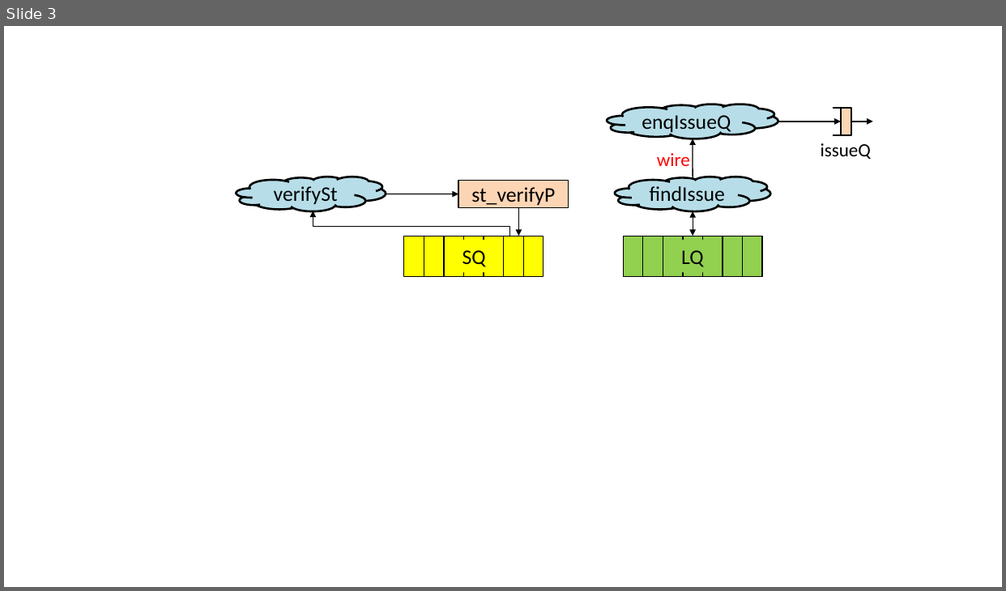
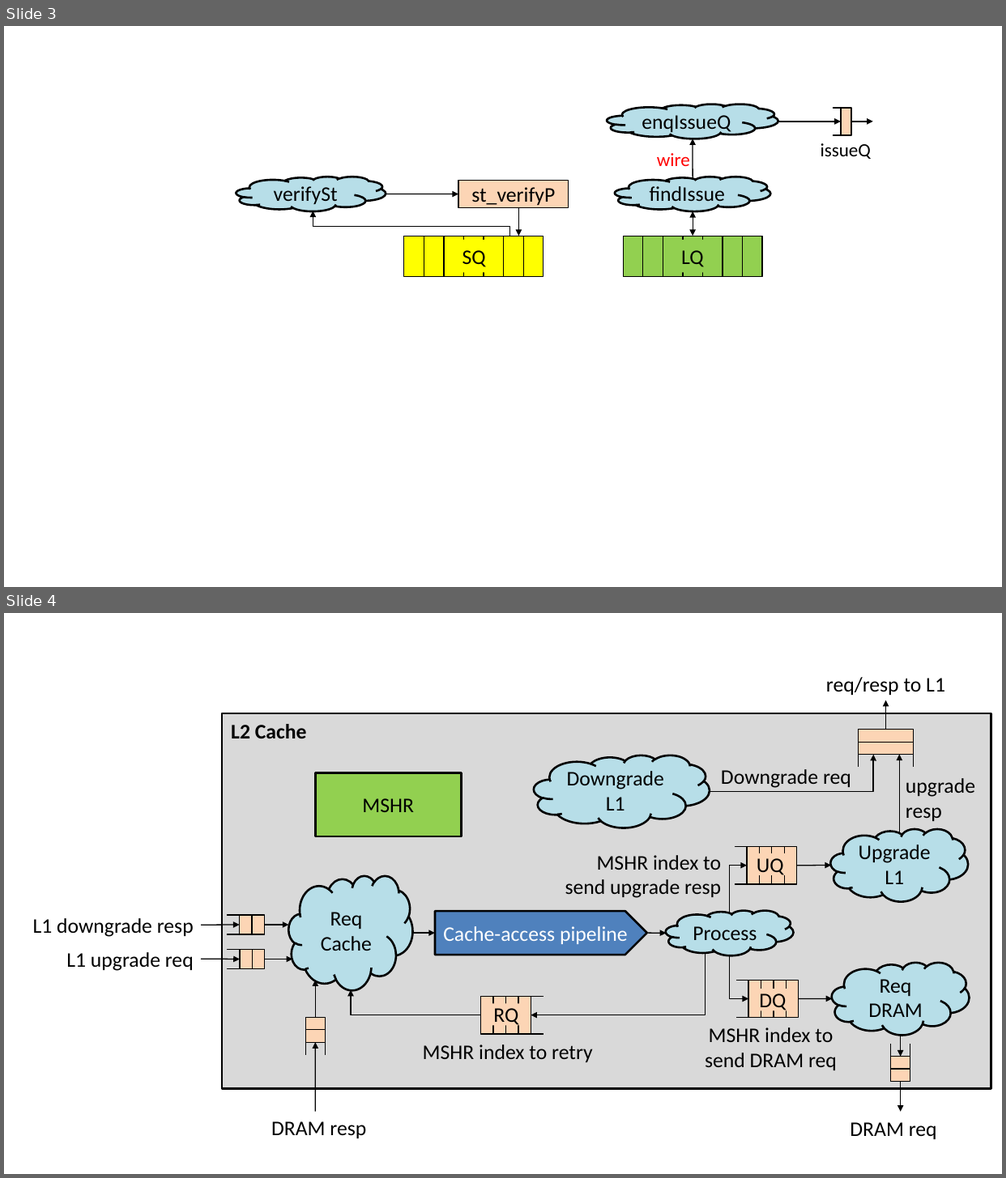
Before and after one commit to sizhuo-zhang/RiscyOO_design_doc, a slide deck: fig/fig.pptx. Shown one above the other, each under a label of ours: slide 3 before the commit, slides 3 and 4 after it. The pictures are 1006x591 and 1006x1178 pixels, drawn with LibreOffice and Linux fonts; fonts in the diff are those of the drawing. Boxes give left, top, right and bottom in pixels: in the first picture for what was removed or moved away, otherwise in the second. Text is boxed around its words. In the diff, an @@ line names an element or a change of style, - is before the commit and + after.

```diff
--- a/fig/fig.pptx
+++ b/fig/fig.pptx
@@ slide 4 added at (x1=4, y1=613, x2=1002, y2=1174), background #FFFFFF @@
@@ group added at (x1=33, y1=677, x2=991, y2=1139): 27 lines, 16 rectangles, 14 arrows, 14 texts, 5 clouds, 5 elbow arrows, 1 pentagon arrow @@
+Cache-access pipeline
+L1 downgrade resp
+L1 upgrade req
+Process
+Downgrade
+L1
+DRAM resp
+DRAM req
+MSHR index to send upgrade resp
+Downgrade req
+MSHR index to send DRAM req
+MSHR
+Req
+Cache
+MSHR index to retry
+Upgrade
+L1
+RQ
+upgrade resp
+Req
+DRAM
+req/resp to L1
+DQ
+UQ
+L2 Cache
```
Also in this commit, not shown: 1 other slide added, 3 other files.
